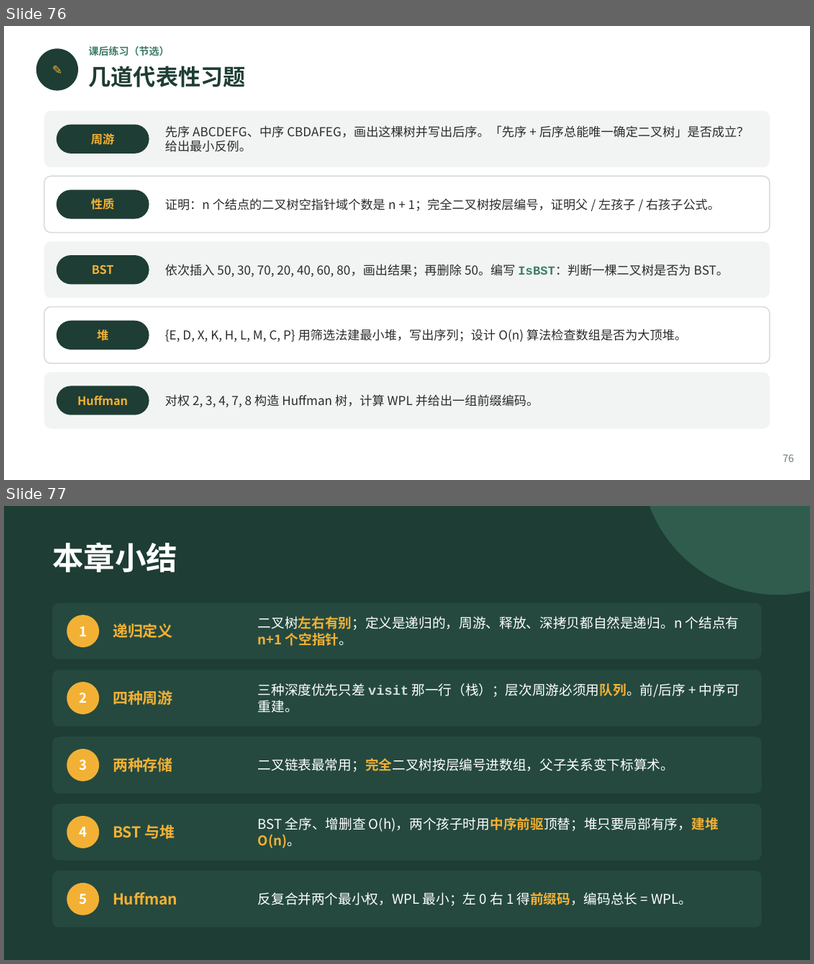
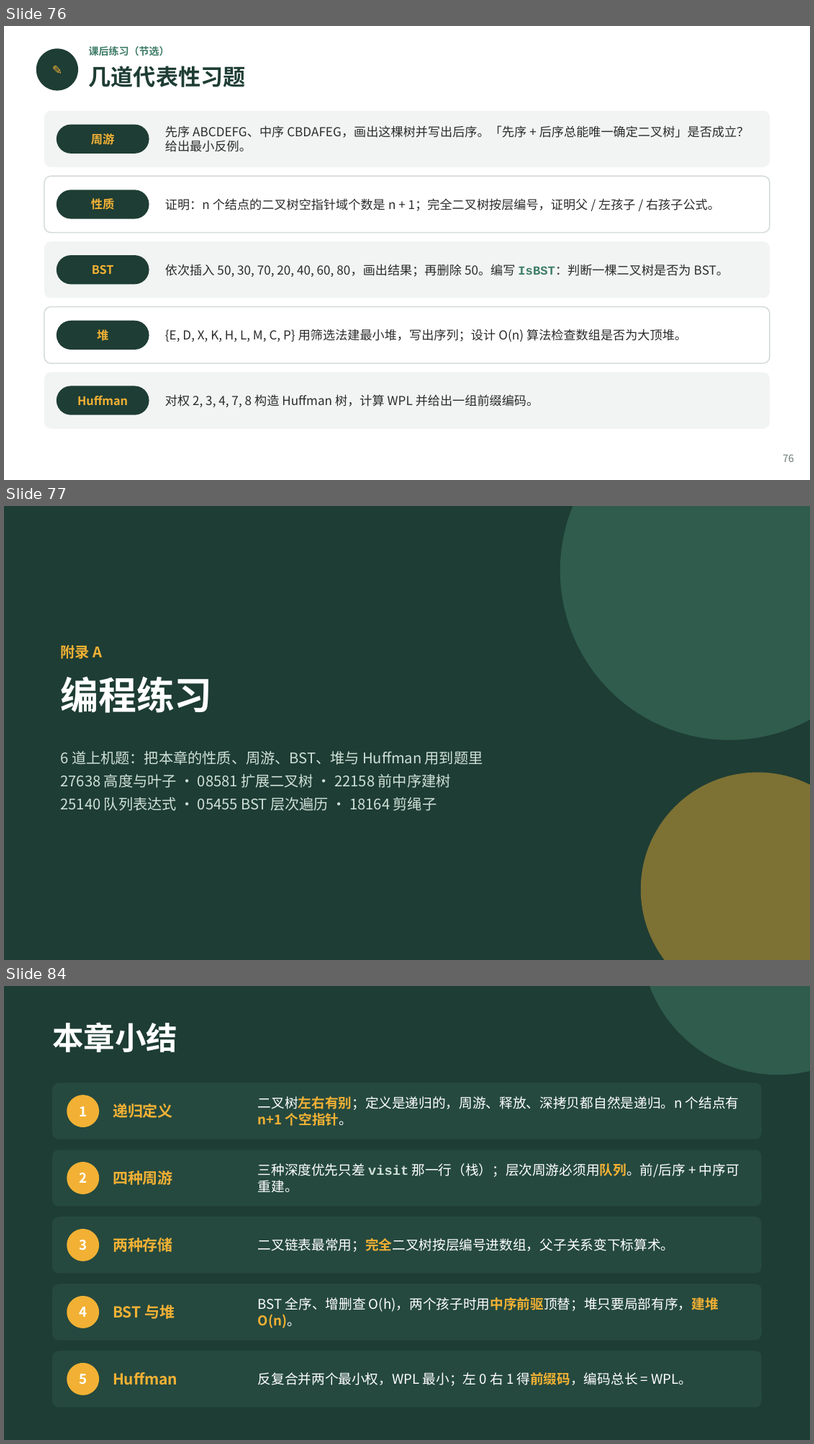
Before and after one commit to GMyhf/2026fall-cs201, a slide deck: courseware/202609_DSA_05_Binary_Tree.pptx. Shown one above the other, each under a label of ours: slides 76 and 77 before the commit, slides 76, 77 and 84 after it; the slides between them are not shown. The pictures are 814x964 and 814x1444 pixels, drawn with LibreOffice and Linux fonts; fonts in the diff are those of the drawing. Boxes give left, top, right and bottom in pixels: in the first picture for what was removed or moved away, otherwise in the second. Text is boxed around its words. In the diff, an @@ line names an element or a change of style, - is before the commit and + after.

```diff
--- a/courseware/202609_DSA_05_Binary_Tree.pptx
+++ b/courseware/202609_DSA_05_Binary_Tree.pptx
@@ slide 77 added at box(4, 506, 810, 960), background #1E3D34 @@
@@ ellipse added at box(561, 506, 810, 740), fill #2F5C4C @@
@@ text added at box(60, 645, 102, 659), 13 pt, text #F2B134, bold @@
+附录 A
@@ text added at box(60, 676, 212, 713), 34 pt, text #FFFFFF, bold @@
+编程练习
@@ text added at box(60, 751, 484, 811), 13 pt, text #CFE0D8 @@
+6 道上机题：把本章的性质、周游、BST、堆与 Huffman 用到题里
+27638 高度与叶子 · 08581 扩展二叉树 · 22158 前中序建树
+25140 队列表达式 · 05455 BST 层次遍历 · 18164 剪绳子
@@ ellipse added at box(641, 772, 810, 960), fill #F2B134 at 45% opacity @@
@@ what was slide 77 is now slide 84 @@
```
Also in this commit, not shown: 2 slides changed, 6 other slides added, 2 other files.
